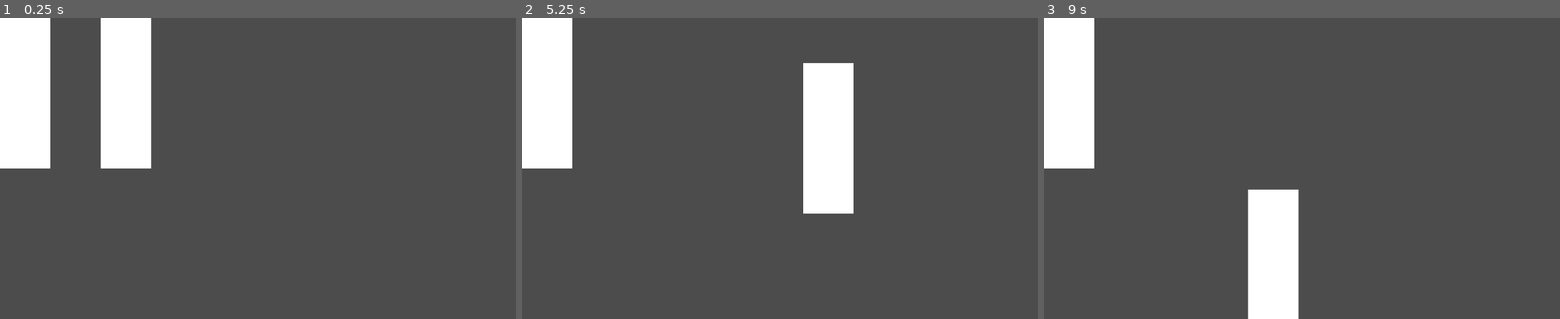
Above: before the commit, frames 1-3 (left to right).
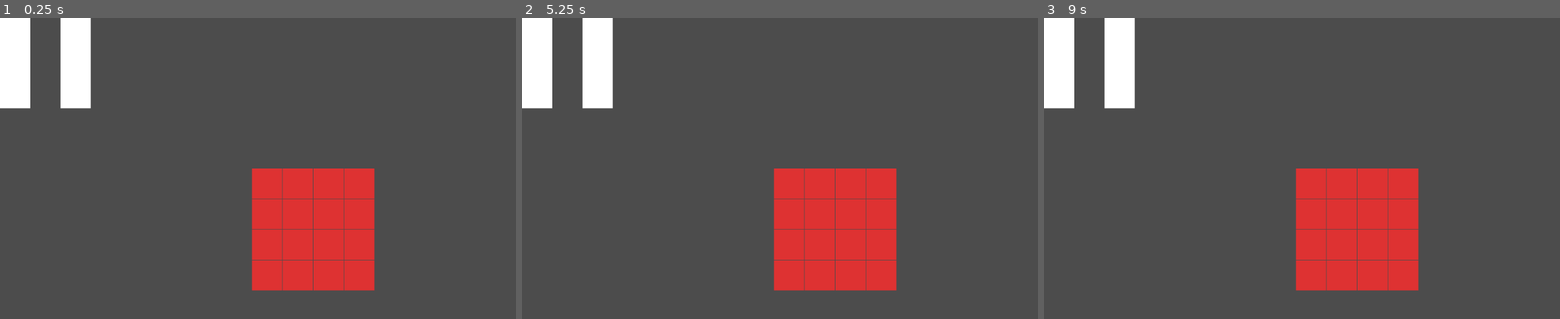
Above: after the commit, the same moments.

Repository: jschnei/ld42
Game: Godot game, scene res://Inventory.tscn
The game is run twice, just before and just after one commit, with the same random seed, the same clock (stepped at 60 frames per second) and the same inputs. The project has no main scene, so this scene is started directly.
Inputs (mouse positions are in pixels of both pictures, inside the frame that each line leads up to):
- Up to frame 1 (0.25 s): no input
- Up to frame 2 (5.25 s): tap Enter at 0.5, 2, 3.5 s; move the mouse to (893, 153) at 0.52 s; hold Right (ui_right) 0.53-1.28 s; tap Space (shoot) at 0.6, 1.25, 1.35, 2.1, 2.75, 2.85, 3.6, 4.25, 4.35, 5.1 s; click (893, 153) at 0.67 s; move the mouse to (676, 183) at 1.27 s; hold Down (ui_down) 1.28-2.03 s; click (676, 183) at 1.42 s; move the mouse to (831, 102) at 2.02 s; hold Right (ui_right) 2.03-2.78 s; click (831, 102) at 2.17 s; move the mouse to (754, 228) at 2.77 s; hold Up (ui_up) 2.78-3.53 s; click (754, 228) at 2.92 s; move the mouse to (934, 213) at 3.52 s; hold Left (ui_left) 3.53-5.03 s; click (934, 213) at 3.67 s; move the mouse to (625, 123) at 4.27 s; click (625, 123) at 4.42 s; move the mouse to (805, 168) at 5.02 s; hold Down (ui_down) from 5.03 s (still down); click (805, 168) at 5.17 s
- Up to frame 3 (9 s): move the mouse to (1224, 63) at 5.77 s; release Down (ui_down) at 5.78 s; hold Right (ui_right) 5.78-6.53 s; tap Space (shoot) every 0.75 s from 5.85 to 8.85 s; click (1224, 63) at 5.92 s; hold Up (ui_up) 6.53-7.28 s; click (1224, 63) at 6.67 s; hold Right (ui_right) 7.28-8.03 s; click (1224, 63) at 7.42 s; move the mouse to (1353, 102) at 8.02 s; hold Down (ui_down) 8.03-8.78 s; click (1353, 102) at 8.17 s; move the mouse to (1276, 228) at 8.77 s; hold Left (ui_left) from 8.78 s (still down); click (1276, 228) at 8.92 s

The runs differ from the first frame. In frame 1, 20% of the frame differs, in the area x 0-73%, y 0-91%; in frame 2, 18%; in frame 3, 19%.

Commit message:
more inventory additions

Diff:
--- a/Game.tscn
+++ b/Game.tscn
@@ -1,17 +1,15 @@
-[gd_scene load_steps=4 format=2]
+[gd_scene load_steps=3 format=2]
 
 [ext_resource path="res://Player.tscn" type="PackedScene" id=1]
-[ext_resource path="res://Bullet.tscn" type="PackedScene" id=2]
-[ext_resource path="res://Wall.tscn" type="PackedScene" id=3]
+[ext_resource path="res://Wall.tscn" type="PackedScene" id=2]
 
 [node name="Game" type="Node2D"]
 
 [node name="Player" parent="." index="0" instance=ExtResource( 1 )]
 
 position = Vector2( 267.784, 191.547 )
-Bullet = ExtResource( 2 )
 
-[node name="Wall" parent="." index="1" instance=ExtResource( 3 )]
+[node name="Wall" parent="." index="1" instance=ExtResource( 2 )]
 
 position = Vector2( 149.403, 239.521 )
 scale = Vector2( 1, 2.51086 )
--- a/Inventory.gd
+++ b/Inventory.gd
@@ -1,10 +1,13 @@
 extends Node2D
 
 var item = preload("res://Item.tscn")
+var inventory_grid = preload("res://InventoryGrid.tscn")
 
 var is_holding_item = false
 var held_item = null
 var held_item_cell = 0
+
+var grid = null
 
 func _ready():
 	# initialize some fake items
@@ -17,6 +20,11 @@
 	for item in [item1, item2]:
 		item.connect("clicked_on", self, "_item_clicked_on", [item])
 		add_child(item)
+
+	grid = inventory_grid.instance()
+	grid.position = Vector2(500, 300)
+	grid.connect("clicked_on", self, "_grid_clicked_on")
+	add_child(grid)
 
 func _item_clicked_on(cell_index, item):
 	# print(cell_index)
@@ -31,10 +39,21 @@
 		held_item = item
 		held_item_cell = cell_index
 
+# x, y is row, column of the grid "matrix"
+func _grid_clicked_on(x, y):
+	print("clicked on grid ", x, y)
+	if is_holding_item:
+		if grid.is_item_placeable(held_item, held_item.point_at(held_item_cell), [x, y]):
+			# TODO: place the item in the grid
+			pass
+	pass
+
 func _input(event):
 	if is_holding_item:
 		if event is InputEventMouseMotion:
 			# TODO: this seems to go out of sync if you move the mouse really quickly
+			# It would probably be best to always move the item so that the
+			# center of the clicked item cell follows the mouse.
 			held_item.position = held_item.position + event.relative
 
 #func _process(delta):
--- a/Inventory.tscn
+++ b/Inventory.tscn
@@ -2,6 +2,6 @@
 
 [ext_resource path="res://Inventory.gd" type="Script" id=1]
 
-[node name="Inventory" type="Node2D"]
+[node name="Inventory" type="Node2D" index="0"]
 
 script = ExtResource( 1 )
--- a/InventoryGrid.gd
+++ b/InventoryGrid.gd
@@ -1,4 +1,6 @@
 extends Node2D
+
+signal clicked_on(x, y)
 
 export (int) var CELL_SIZE
 export (int) var HEIGHT
@@ -6,13 +8,17 @@
 
 var inventory_cell = preload("res://InventoryGridCell.tscn")
 
-var grid_cells = []
+# The plan is each entry of grid_contents contains a reference
+# to the item it holds, or null if it isn't holding any item.
+# (this might be a bad way to do it though, I'm not sure)
+var grid_contents = []
+var items_in_grid = []
 
 func _ready():
 	# Called when the node is added to the scene for the first time.
 	# Initialization here
-	for i in range(HEIGHT):
-		for j in range(WIDTH):
+	for i in range(WIDTH):
+		for j in range(HEIGHT):
 			var new_cell = create_and_add_cell(i, j)
 			new_cell.connect("clicked_on", self, "_cell_clicked_on", [i, j])
 
@@ -34,8 +40,15 @@
 	return new_cell
 
 func _cell_clicked_on(i, j):
-	print("clicked on ", i, j)
+	emit_signal("clicked_on", i, j)
 
+# Given an item (which contains a list of lattice points, cell_point_list),
+# a "base point" in the item list, and a point in the grid, return if the
+# item can be placed in the grid so that the item base point coincides with
+# the grid base point and doesn't intersect with any existing items.
+func is_item_placeable(item, item_base_point, grid_base_point):
+	# TODO: this needs to be implemented
+	return false
 #func _process(delta):
 #	# Called every frame. Delta is time since last frame.
 #	# Update game logic here.
--- a/InventoryGrid.tscn
+++ b/InventoryGrid.tscn
@@ -2,9 +2,9 @@
 
 [ext_resource path="res://InventoryGrid.gd" type="Script" id=1]
 
-[node name="InventoryGrid" type="Node2D" index="0"]
+[node name="InventoryGrid" type="Node2D"]
 
 script = ExtResource( 1 )
-CELL_SIZE = 100
-HEIGHT = 3
-WIDTH = 3
+CELL_SIZE = 60
+HEIGHT = 4
+WIDTH = 4
--- a/Item.tscn
+++ b/Item.tscn
@@ -5,4 +5,4 @@
 [node name="Item" type="Node2D"]
 
 script = ExtResource( 1 )
-CELL_SIZE = 100
+CELL_SIZE = 60
